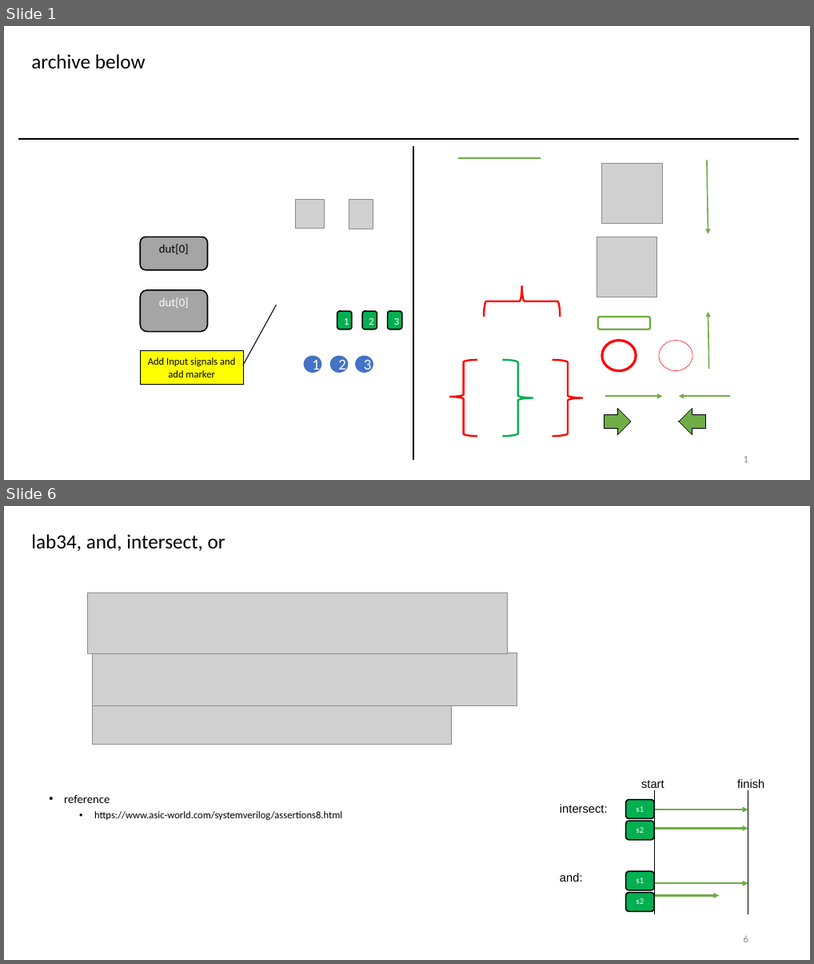
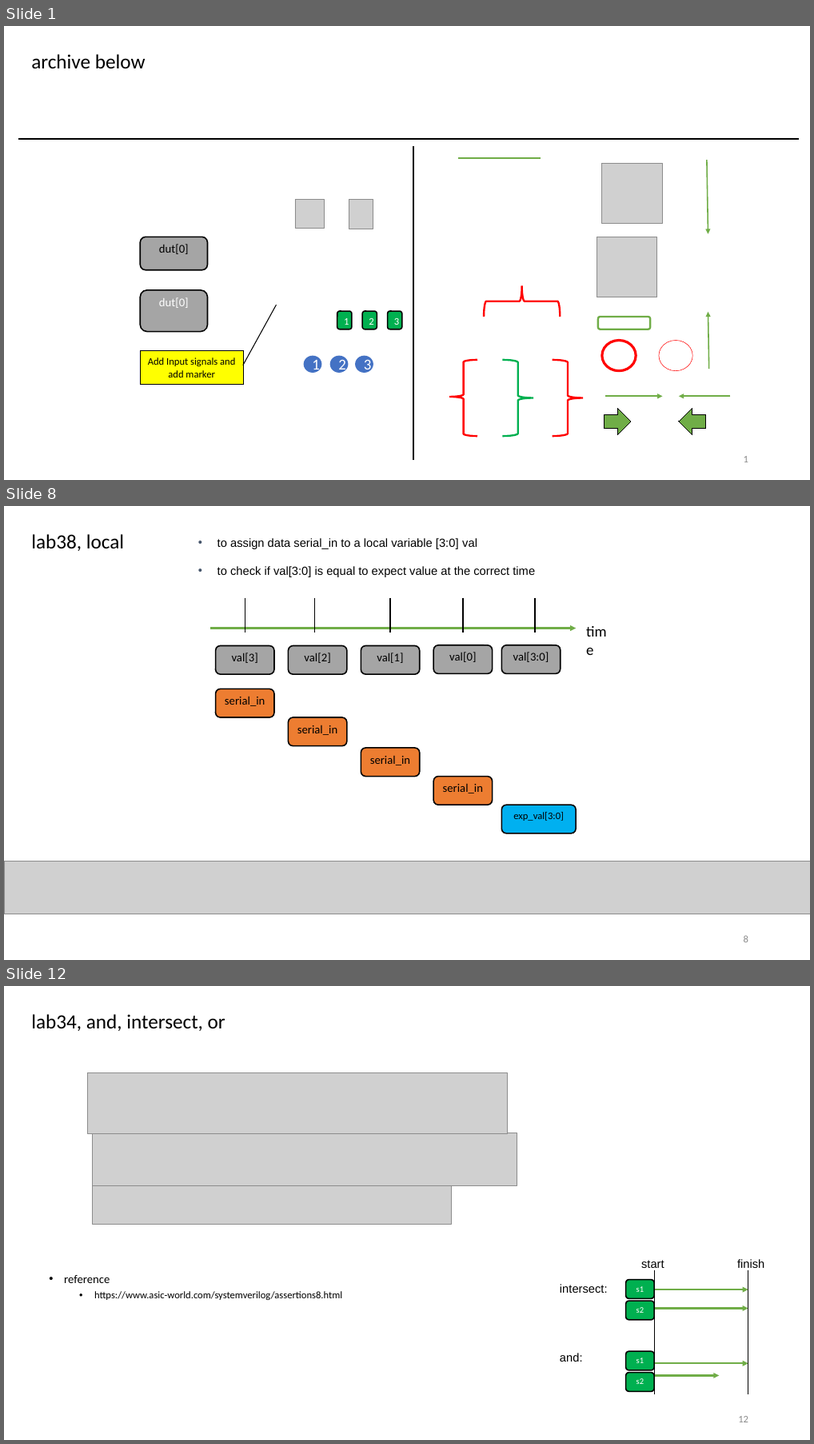
Before and after one commit to r06942072/study_sv, a slide deck: note.pptx. Shown one above the other, each under a label of ours: slides 1 and 6 before the commit, slides 1, 8 and 12 after it; the slides between them are not shown. The pictures are 814x964 and 814x1444 pixels, drawn with LibreOffice and Linux fonts; fonts in the diff are those of the drawing; grey boxes stand for pictures. Boxes give left, top, right and bottom in pixels: in the first picture for what was removed or moved away, otherwise in the second. Text is boxed around its words. In the diff, an @@ line names an element or a change of style, - is before the commit and + after.

```diff
--- a/note.pptx
+++ b/note.pptx
@@ slide 8 added at <box>4,506,810,960</box>, background #FFFFFF @@
@@ title added at <box>31,534,124,551</box>, 24 pt, text #000000 @@
+lab38, local
@@ text added at <box>218,538,510,577</box>, 14 pt, text #000000 @@
+• to assign data serial_in to a local variable [3:0] val
+• to check if val[3:0] is equal to expect value at the correct time
@@ text added at <box>513,566,535,575</box>, 18 pt, text #000000 @@
+time
@@ line added from (246, 598) to (246, 633), #000000 1.5 pt @@
@@ line added from (315, 598) to (315, 633), #000000 1.5 pt @@
@@ line added from (390, 598) to (390, 633), #000000 1.5 pt @@
@@ line added from (463, 598) to (463, 633), #000000 1.5 pt @@
@@ line added from (535, 598) to (535, 633), #000000 1.5 pt @@
@@ arrow added from (210, 628) to (576, 628), #70AD47 2.25 pt @@
@@ rounded rectangle added at <box>216,646,274,674</box>, fill #A5A5A5, outline #000000 1.5 pt, 14 pt, text #000000 @@
+val[3]
@@ rounded rectangle added at <box>288,646,347,674</box>, fill #A5A5A5, outline #000000 1.5 pt, 14 pt, text #000000 @@
+val[2]
@@ rounded rectangle added at <box>361,646,420,674</box>, fill #A5A5A5, outline #000000 1.5 pt, 14 pt, text #000000 @@
+val[1]
@@ rounded rectangle added at <box>434,645,493,673</box>, fill #A5A5A5, outline #000000 1.5 pt, 14 pt, text #000000 @@
+val[0]
@@ rounded rectangle added at <box>502,645,561,673</box>, fill #A5A5A5, outline #000000 1.5 pt, 14 pt, text #000000 @@
+val[3:0]
@@ rounded rectangle added at <box>216,688,274,717</box>, fill #ED7D31, outline #000000 1.5 pt, 14 pt, text #000000 @@
+serial_in
@@ rounded rectangle added at <box>288,717,347,745</box>, fill #ED7D31, outline #000000 1.5 pt, 14 pt, text #000000 @@
+serial_in
@@ rounded rectangle added at <box>361,748,420,776</box>, fill #ED7D31, outline #000000 1.5 pt, 14 pt, text #000000 @@
+serial_in
@@ rounded rectangle added at <box>434,776,493,805</box>, fill #ED7D31, outline #000000 1.5 pt, 14 pt, text #000000 @@
+serial_in
@@ rounded rectangle added at <box>502,805,576,833</box>, fill #00B0F0, outline #000000 1.5 pt, 12 pt, text #000000 @@
+exp_val[3:0]
@@ picture added at <box>4,860,810,914</box> @@
@@ page number added at <box>744,935,749,942</box>, 12 pt, text #8C8C8C @@
+8
@@ what was slide 6 is now slide 12 @@
@@ page number at <box>738,1416,749,1422</box>: text changed @@
-6
+12
```
Also in this commit, not shown: 2 slides changed, 7 other slides added, 2 slides removed, 12 other files.
